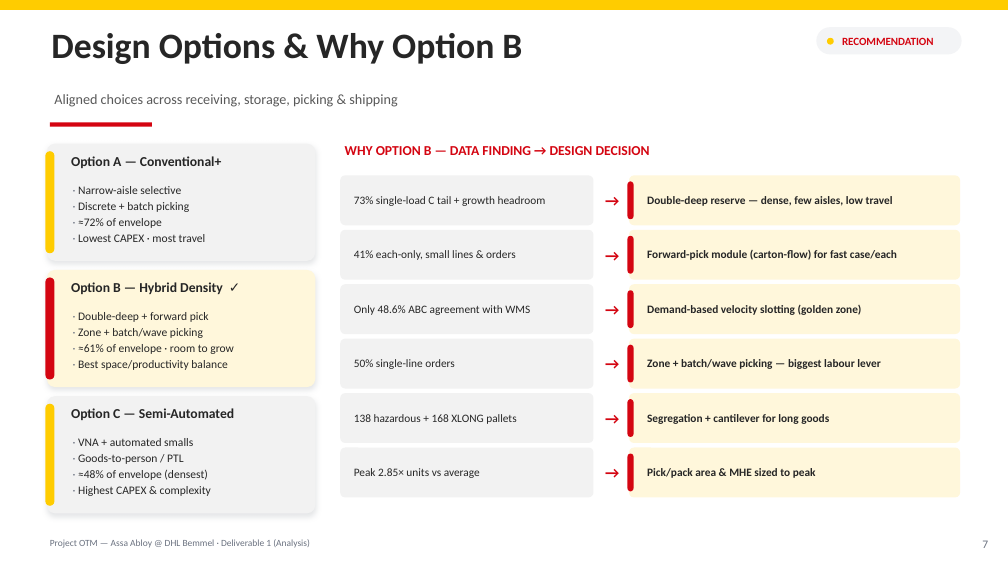
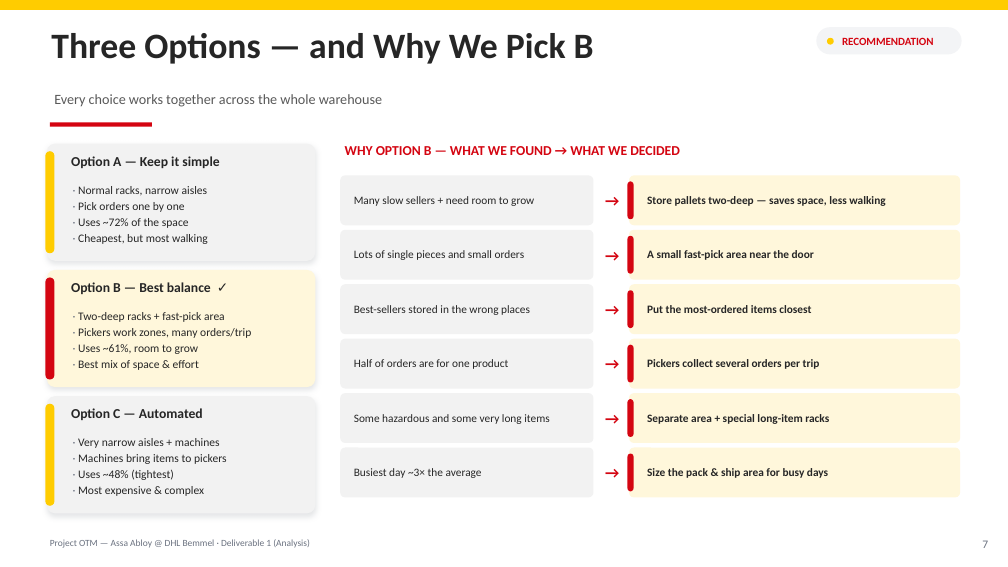
Before and after one commit to glebpankov2005-coder/Operations-Management-, a slide deck: slide 7 of deliverables/DHL Group 3 Milestone 1 (v2).pptx. Drawn at 1008x567 pixels with LibreOffice and Linux fonts; fonts in the diff are those of the drawing. Boxes give left, top, right and bottom in pixels: in the first picture for what was removed or moved away, otherwise in the second. Text is boxed around its words. In the diff, an @@ line names an element or a change of style, - is before the commit and + after.

```diff
--- a/deliverables/DHL Group 3 Milestone 1 (v2).pptx
+++ b/deliverables/DHL Group 3 Milestone 1 (v2).pptx
@@ text at box(51, 33, 594, 64): text changed @@
-Design Options & Why Option B
+Three Options — and Why We Pick B
@@ text at box(54, 94, 382, 107): text changed @@
-Aligned choices across receiving, storage, picking & shipping
+Every choice works together across the whole warehouse
@@ text at box(345, 146, 680, 155): text changed @@
-WHY OPTION B — DATA FINDING → DESIGN DECISION
+WHY OPTION B — WHAT WE FOUND → WHAT WE DECIDED
@@ text at box(71, 156, 219, 168): text changed @@
-Option A — Conventional+
+Option A — Keep it simple
@@ text at box(78, 186, 208, 244): text changed @@
-· Narrow-aisle selective
-· Discrete + batch picking
-· ≈72% of envelope
-· Lowest CAPEX · most travel
+· Normal racks, narrow aisles
+· Pick orders one by one
+· Uses ~72% of the space
+· Cheapest, but most walking
@@ text at box(354, 196, 534, 206): text changed @@
-73% single-load C tail + growth headroom
+Many slow sellers + need room to grow
@@ text at box(647, 196, 885, 206): text changed @@
-Double-deep reserve — dense, few aisles, low travel
+Store pallets two-deep — saves space, less walking
@@ text at box(354, 250, 525, 260): text changed @@
-41% each-only, small lines & orders
+Lots of single pieces and small orders
@@ text at box(647, 250, 814, 260): text changed @@
-Forward-pick module (carton-flow) for fast case/each
+A small fast-pick area near the door
@@ text at box(71, 282, 211, 294): text changed @@
-Option B — Hybrid Density ✓
+Option B — Best balance ✓
@@ text at box(78, 312, 251, 370): text changed @@
-· Double-deep + forward pick
-· Zone + batch/wave picking
-· ≈61% of envelope · room to grow
-· Best space/productivity balance
+· Two-deep racks + fast-pick area
+· Pickers work zones, many orders/trip
+· Uses ~61%, room to grow
+· Best mix of space & effort
@@ text at box(354, 305, 530, 315): text changed @@
-Only 48.6% ABC agreement with WMS
+Best-sellers stored in the wrong places
@@ text at box(647, 305, 811, 313): text changed @@
-Demand-based velocity slotting (golden zone)
+Put the most-ordered items closest
@@ text at box(354, 359, 508, 369): text changed @@
-50% single-line orders
+Half of orders are for one product
@@ text at box(647, 359, 820, 369): text changed @@
-Zone + batch/wave picking — biggest labour lever
+Pickers collect several orders per trip
@@ text at box(71, 408, 203, 420): text changed @@
-Option C — Semi-Automated
+Option C — Automated
@@ text at box(354, 414, 549, 424): text changed @@
-138 hazardous + 168 XLONG pallets
+Some hazardous and some very long items
@@ text at box(647, 414, 829, 424): text changed @@
-Segregation + cantilever for long goods
+Separate area + special long-item racks
@@ text at box(78, 438, 227, 496): text changed @@
-· VNA + automated smalls
-· Goods-to-person / PTL
-· ≈48% of envelope (densest)
-· Highest CAPEX & complexity
+· Very narrow aisles + machines
+· Machines bring items to pickers
+· Uses ~48% (tightest)
+· Most expensive & complex
@@ text at box(354, 468, 482, 478): text changed @@
-Peak 2.85× units vs average
+Busiest day ~3× the average
@@ text at box(647, 468, 828, 478): text changed @@
-Pick/pack area & MHE sized to peak
+Size the pack & ship area for busy days
```
Also in this commit, not shown: 6 other slides changed, 1 slide added, 1 slide removed, 1 other file.
